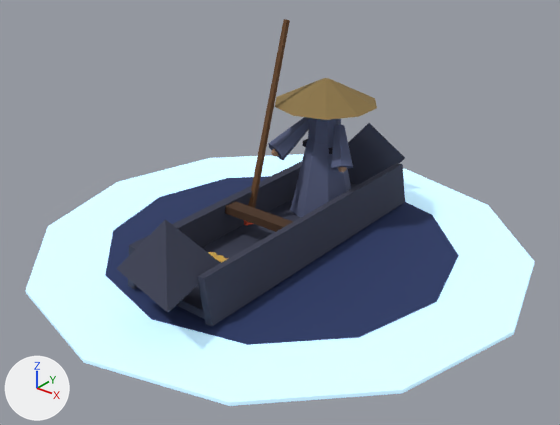
An edit to the glTF model assets3d/boss/boss_naru.glb, drawn before and after from the same camera.
The view is the same before and after, from a camera (50 mm lens) standing at (5.4, -6.77, 4.66) and looking at (0.21, -0.27, 0.64). Lighting does not change. The marker at lower left points along +X, +Y and +Z. The picture after the commit comes second. Vertices at exactly the same position are counted once.

Names of what the first picture shows: 'boss_naru_part0', 'boss_naru_part1', 'boss_naru_part11', 'boss_naru_part12', 'boss_naru_part2', 'boss_naru_part3', 'boss_naru_part4', 'boss_naru_part5', 'boss_naru_part8' and 2 more.
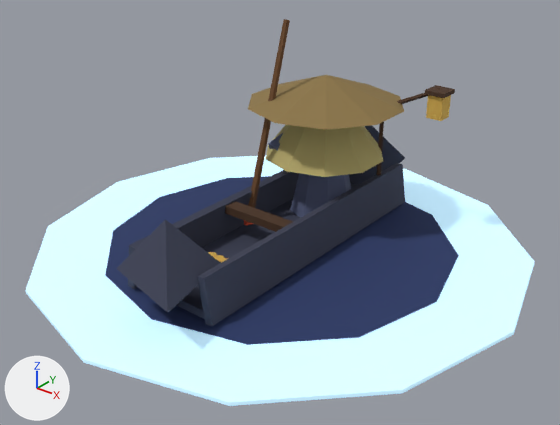
Where the change shows, as pixel boxes (x1, y1, x2, y2) in the pictures (560 x 425 px; the box of a moved part takes in the faces that stretch with it):
'boss_naru_part8', reshaped (52% wider, 30% taller): before (275, 78, 377, 120); after (248, 75, 404, 130)
'boss_naru_part11', reshaped: before (247, 19, 290, 222); after (266, 125, 383, 177)
'boss_naru_part1', reshaped: before (225, 201, 293, 232); after (225, 85, 455, 232)
'boss_naru_part2', reshaped: before (209, 252, 229, 263); after (209, 95, 451, 263)
part 1 of me_boss_naru_1, added: after (425, 85, 455, 98)
part 2 of me_boss_naru_1, added (mostly hidden): after (376, 88, 440, 175)
part 3 of me_boss_naru_2, added (orange): after (426, 95, 451, 121)
part 6 of me_boss_naru_12, moved or reshaped: before (244, 220, 253, 225); after (262, 81, 279, 162)
'boss_naru_part5', unchanged, covered by the edit: before (268, 117, 353, 218); after (268, 132, 351, 218)

Diff of the bpy script that builds the scene:
```diff
--- a/assets3d/boss/boss_naru.glb.py
+++ b/assets3d/boss/boss_naru.glb.py
@@ mat_m_reed @@
+mat_m_reed = principled_material('M_reed')
+mat_m_reed.base_color = (0.465, 0.389, 0.145)  # yellow #b6a86a
+mat_m_reed.roughness = 0.9
@@ me_boss_naru_1 @@
 # used by ob_boss_naru_part1; location = (0.0, 0.0, 0.0)
-me_boss_naru_1.from_pydata(...)  # 8 vertices, 12 faces; spans x -0.5..0.5, y -0.49..-0.31, z 0.5..0.6
+me_boss_naru_1.from_pydata(...)  # 32 vertices, 48 faces; spans x -0.5..1.43, y -0.49..1.53, z 0.35..1.972
+# me_boss_naru_1 part 1: a new loose piece, a box spanning x 1.17..1.43, y 1.27..1.53, z 1.905..1.955, in mat_m_wood_dark (brown #49301c)
+# me_boss_naru_1 part 2
+# 16 vertices are added at x 0.465..1.311, y 1.375..1.485, z 0.35..1.972
+# 24 new faces join them
 me_boss_naru_1.materials.append(mat_m_wood_dark)
@@ me_boss_naru_2 @@
 # used by ob_boss_naru_part2; location = (0.0, 0.0, 0.0)
-me_boss_naru_2.from_pydata(...)  # 60 vertices, 100 faces; spans x -0.311..0.291, y -1.07..-0.93, z 0.2..0.22
+me_boss_naru_2.from_pydata(...)  # 68 vertices, 112 faces; spans x -0.311..1.4, y -1.07..1.5, z 0.2..1.89
+# me_boss_naru_2 part 3: a new loose piece, a box spanning x 1.2..1.4, y 1.3..1.5, z 1.61..1.89, in mat_m_gold (orange #d5ab4d)
 me_boss_naru_2.materials.append(mat_m_gold)
@@ me_boss_naru_8 @@
 # used by ob_boss_naru_part8; location = (0.0, 0.0, 0.0)
-me_boss_naru_8.from_pydata(...)  # 20 vertices, 36 faces; spans x -0.628..0.628, y 0.24..1.56, z 1.66..1.96
+me_boss_naru_8.from_pydata(...)  # 20 vertices, 36 faces; spans x -0.951..0.951, y -0.1..1.9, z 1.66..2.0
+# me_boss_naru_8 part 4: 20 of 20 vertices moved; they spanned x -0.628..0.628, y 0.24..1.56, z 1.66..1.96 and now span x -0.951..0.951, y -0.1..1.9, z 1.66..2.0; mean shift (0.0, 0.0, 0.02)
 me_boss_naru_8.materials.append(mat_m_sagat)
@@ me_boss_naru_11 @@
 # used by ob_boss_naru_part11; location = (0.0, 0.0, 0.0)
-me_boss_naru_11.from_pydata(...)  # 10 vertices, 16 faces; spans x -0.55..-0.31, y -0.14..0.59, z -0.01..2.71
-me_boss_naru_11.materials.append(mat_m_wood)  # brown #6b492a
+me_boss_naru_11.from_pydata(...)  # 20 vertices, 36 faces; spans x -0.74..0.74, y 0.12..1.68, z 0.98..1.6
+# me_boss_naru_11 part 5: the whole mesh is rebuilt
+me_boss_naru_11.materials.append(mat_m_reed)  # yellow #b6a86a
@@ me_boss_naru_12 @@
 # used by ob_boss_naru_part12; location = (0.0, 0.0, 0.0)
-me_boss_naru_12.from_pydata(...)  # 8 vertices, 12 faces; spans x -0.5572..-0.4213, y -0.1242..0.0177, z 0.1555..0.2328
-me_boss_naru_12.materials.append(mat_m_red)  # red #e95c3f
+me_boss_naru_12.from_pydata(...)  # 10 vertices, 16 faces; spans x -0.5495..-0.3149, y -0.1436..0.5883, z -0.011..2.7094
+# me_boss_naru_12 part 6: the whole mesh is rebuilt
+me_boss_naru_12.materials.append(mat_m_wood)  # brown #6b492a
```
